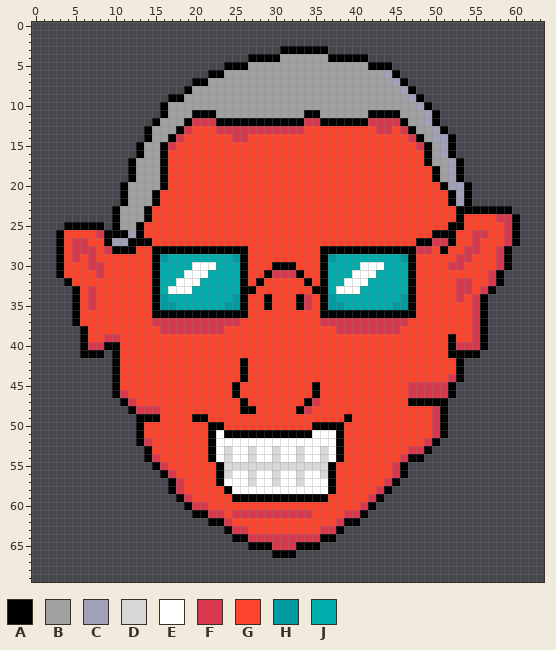
Sprite sheet: RollinRoxy-4/RollinRoxy-4/assets/images/boss.png. Above, as it was before the edit.
The file is 64x70 pixels.
Palette (. is transparent): A #000000  B #a0a0a0  C #a0a0b6  D #d8d8d8  E #ffffff  F #d8384d  G #ff422b  H #009ba0  J #00adad
Once edited:
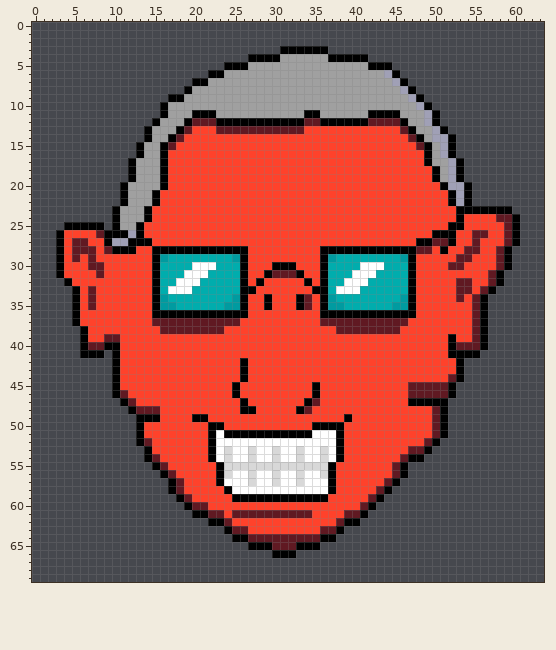
The exact change:
Colour F changes from #d8384d to #601922.
The author changed colour F to colour G in row 13 at x 43 to 44; in row 14 at x 25 to 26.
Pixel boxes of the changes (left, top, right, bottom) in both pictures:
changed: (168, 118, 320, 150)
changed: (368, 118, 424, 150)
changed: (120, 214, 512, 550)
changed: (72, 230, 112, 310)
changed: (88, 334, 120, 350)
